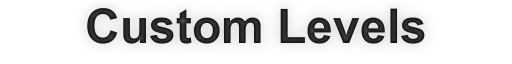
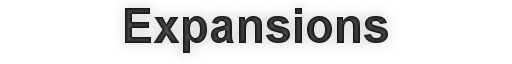
Layered file, before and after one edit (512 × 64). Changes by layer:
added layer "Expansions" above "Custom Levels" over [107, 0, 406, 62]
hid "Custom Levels" over [77, 0, 434, 62]
